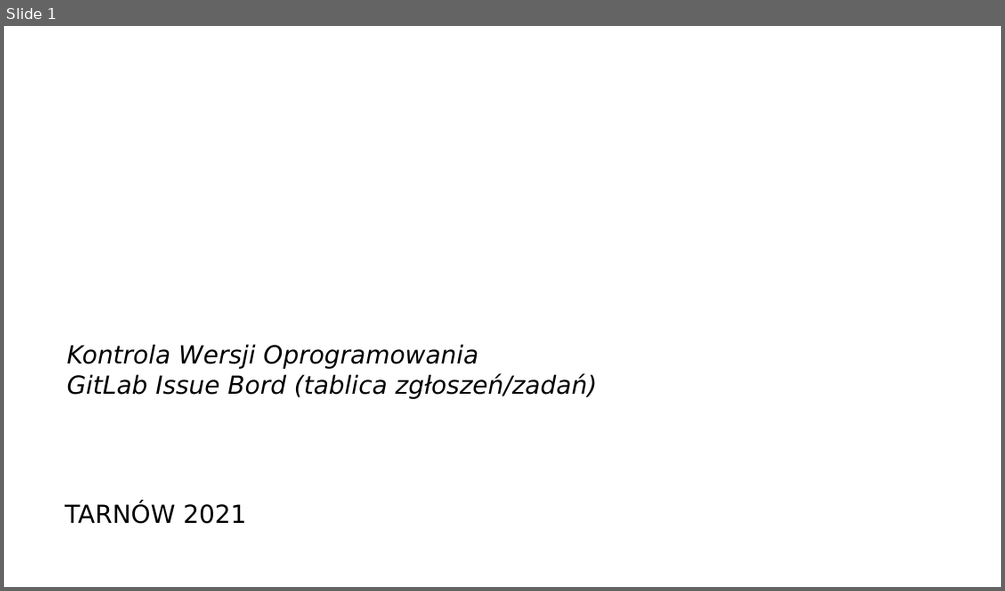
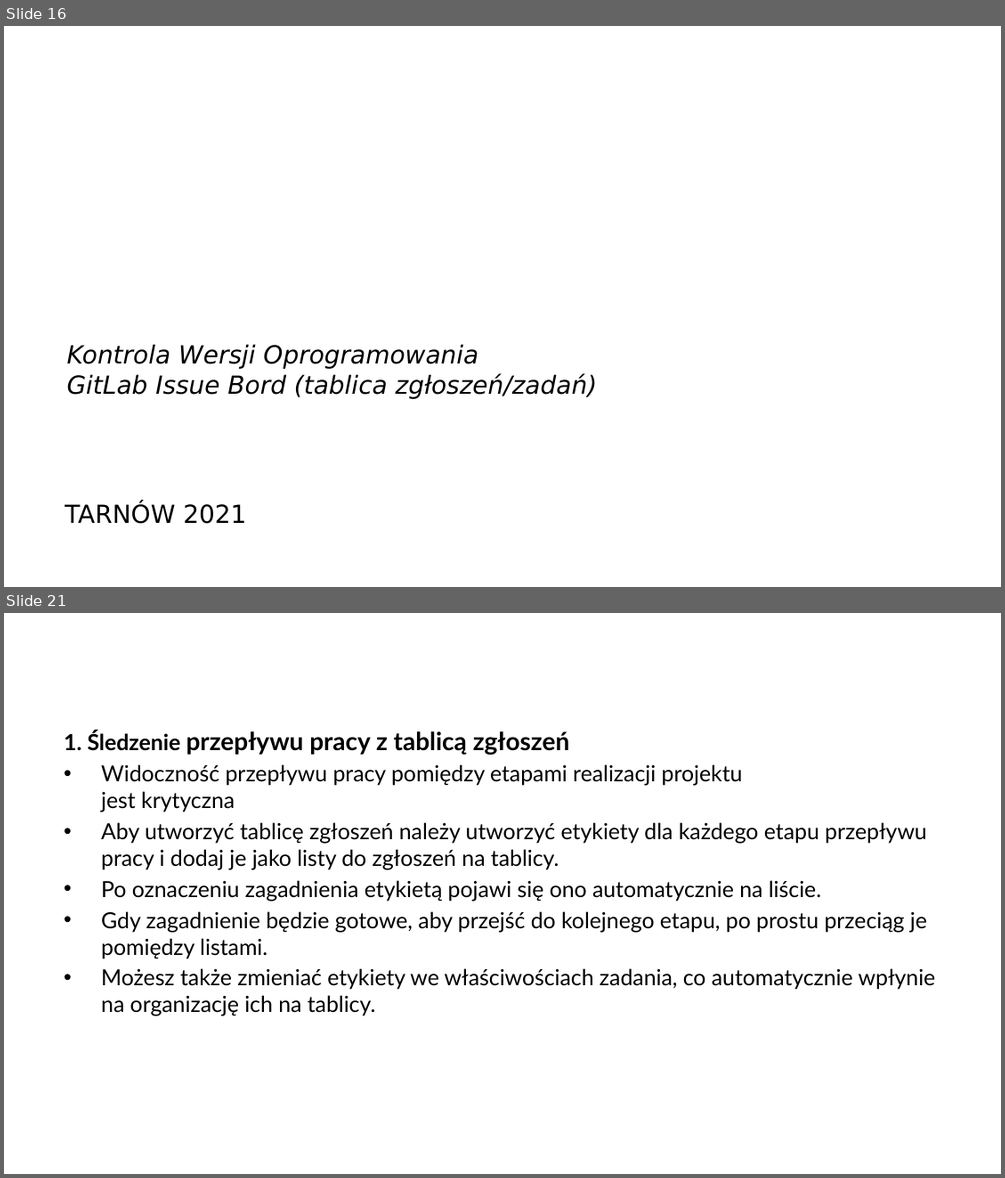
Before and after one commit to arturkwiek/gitlab-tutorial, a slide deck: 09. Git - tutorial - 4 drogi wykorzystania tablicy zgłoszeń.pptx. Shown one above the other, each under a label of ours: slide 1 before the commit, slides 16 and 21 after it; the slides between them are not shown. The pictures are 1005x591 and 1005x1178 pixels, drawn with LibreOffice and Linux fonts; fonts in the diff are those of the drawing; background and template pictures are left out. Boxes give left, top, right and bottom in pixels: in the first picture for what was removed or moved away, otherwise in the second. Text is boxed around its words. In the diff, an @@ line names an element or a change of style, - is before the commit and + after.

```diff
--- a/09. Git - tutorial - 4 drogi wykorzystania tablicy zgłoszeń.pptx
+++ b/09. Git - tutorial - 4 drogi wykorzystania tablicy zgłoszeń.pptx
@@ slide 21 added at (4, 613, 1001, 1174), background picture (left out) @@
@@ text added at (64, 731, 936, 1016), 16 pt, text #000000 @@
+1. Śledzenie przepływu pracy z tablicą zgłoszeń
+• Widoczność przepływu pracy pomiędzy etapami realizacji projektu
+  jest krytyczna
+• Aby utworzyć tablicę zgłoszeń należy utworzyć etykiety dla każdego etapu przepływu pracy i dodaj je jako listy do zgłoszeń na tablicy.
+• Po oznaczeniu zagadnienia etykietą pojawi się ono automatycznie na liście.
+• Gdy zagadnienie będzie gotowe, aby przejść do kolejnego etapu, po prostu przeciąg je pomiędzy listami.
+• Możesz także zmieniać etykiety we właściwościach zadania, co automatycznie wpłynie na organizację ich na tablicy.
@@ what was slide 1 is now slide 16 @@
```
Also in this commit, not shown: 13 slides changed, 6 other slides added.
